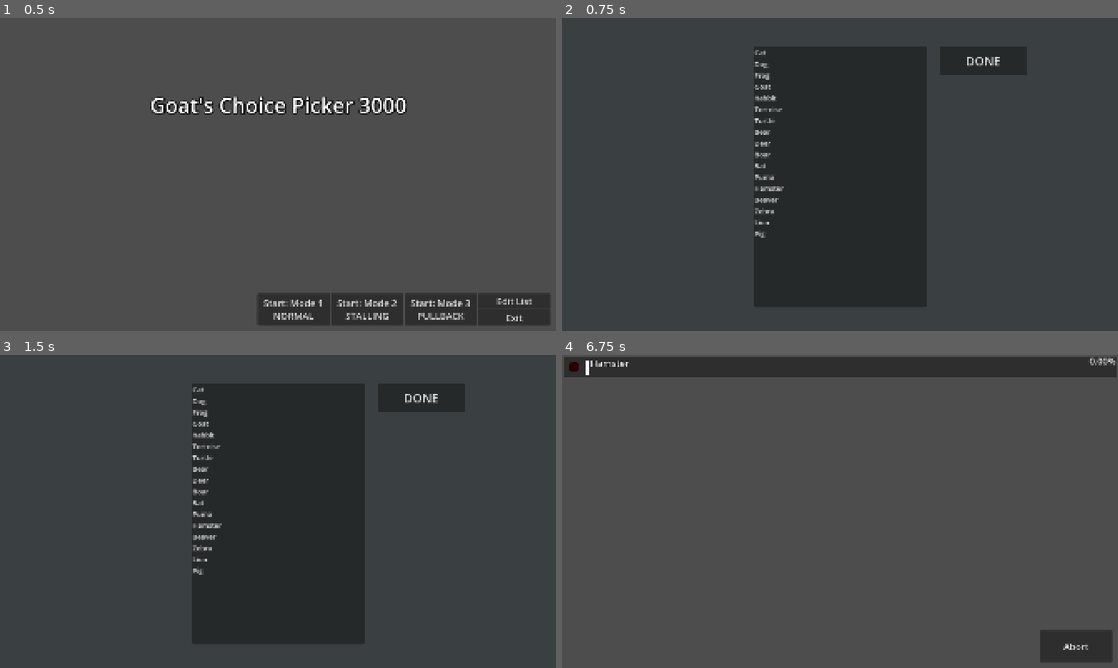
Above: before the commit, frames 1-4 (two rows, left to right).
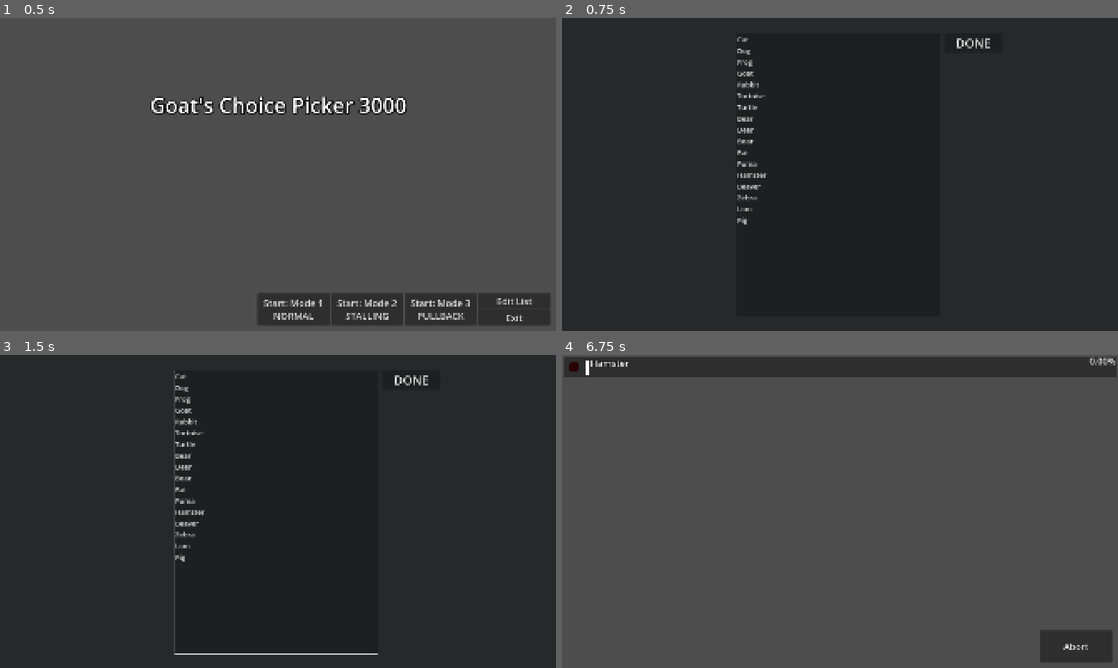
Above: after the commit, the same moments.

Repository: TheGoldenWombat/GoatPicker
Game: Godot game, scene res://main.tscn
The game is run twice, just before and just after one commit, with the same random seed, the same clock (stepped at 60 frames per second) and the same inputs. Sound files missing from this copy of the repository are replaced by a short silence.
Inputs:
- Up to frame 1 (0.5 s): no input
- Up to frame 2 (0.75 s): click "Edit List" at 0.5 s
- Up to frame 3 (1.5 s): click "Start: Mode 1 NORMAL" at 1.25 s
- Up to frame 4 (6.75 s): click "Start: Mode 1 NORMAL" at 2 s; click "Start: Mode 2 STALLING" at 2.75 s; click "Start: Mode 2 STALLING" at 3.5 s; click "DONE" at 4.25 s; click "Edit List" at 5 s; click "DONE" at 5.75 s; click "Start: Mode 1 NORMAL" at 6.5 s

Frame 1 is identical in both runs. In frame 2, 8.4% of the frame differs, in the area x 31-80%, y 4-96%; in frame 3, 8.4%; in frame 4, nothing differs.

Commit message:
Implemented main menu and list editor in hud rebuild

Diff:
--- a/hud.tscn
+++ b/hud.tscn
@@ -1,7 +1,7 @@
 [gd_scene load_steps=9 format=3 uid="uid://8w0h0i3plbqg"]
 
 [ext_resource type="Script" uid="uid://bo1skgqcpu3od" path="res://hud.gd" id="1_37p78"]
-[ext_resource type="PackedScene" uid="uid://bldbn2ol801w6" path="res://list_editor.tscn" id="2_64ctp"]
+[ext_resource type="PackedScene" uid="uid://bldbn2ol801w6" path="res://hud/list_editor.tscn" id="2_64ctp"]
 
 [sub_resource type="InputEventAction" id="InputEventAction_64ctp"]
 action = &"start_mode_1"
--- a/hud/credits_menu.gd
+++ b/hud/credits_menu.gd
@@ -8,5 +8,5 @@
 
 
 # Called every frame. 'delta' is the elapsed time since the previous frame.
-func _process(delta: float) -> void:
+func _process(_delta: float) -> void:
 	pass
--- a/list_editor.gd
+++ b/hud/list_editor.gd
@@ -1,5 +1,5 @@
 class_name ListEditor
-extends CanvasLayer
+extends Control
 
 ################################################################################
 # ----------------------------------- TODO ----------------------------------- #
@@ -60,7 +60,8 @@
 # ---------------------------------- SIGNALS --------------------------------- #
 ################################################################################
 
-signal close_editor
+signal close_editor # DEPRECATED
+signal done_button_pressed
 
 
 func _on_save_button_pressed() -> void:
@@ -73,5 +74,6 @@
 
 func _on_done_button_pressed() -> void:
 	save_list()
-	emit_signal("close_editor")
+	emit_signal("close_editor") # DEPRECATED
+	emit_signal("done_button_pressed")
 	hide()
--- /dev/null
+++ b/hud/list_editor.tscn
@@ -0,0 +1,93 @@
+[gd_scene load_steps=3 format=3 uid="uid://bldbn2ol801w6"]
+
+[ext_resource type="Script" uid="uid://ba51itj5c6wlj" path="res://hud/list_editor.gd" id="1_a1eph"]
+[ext_resource type="Theme" uid="uid://cbiytg3os5vd2" path="res://hud/themes/list_editor_theme.tres" id="2_3ivgn"]
+
+[node name="ListEditor" type="Control" node_paths=PackedStringArray("text_box")]
+layout_mode = 3
+anchors_preset = 0
+script = ExtResource("1_a1eph")
+text_box = NodePath("PanelContainer/MarginContainer/GridContainer/TextBox")
+
+[node name="Background" type="ColorRect" parent="."]
+layout_mode = 1
+anchors_preset = 15
+anchor_right = 1.0
+anchor_bottom = 1.0
+offset_right = 1920.0
+offset_bottom = 1080.0
+grow_horizontal = 2
+grow_vertical = 2
+color = Color(0.226286, 0.249252, 0.255725, 1)
+
+[node name="SaveButton" type="Button" parent="."]
+visible = false
+layout_mode = 1
+anchors_preset = 6
+anchor_left = 1.0
+anchor_top = 0.5
+anchor_right = 1.0
+anchor_bottom = 0.5
+offset_left = -616.0
+offset_top = -324.0
+offset_right = -316.0
+offset_bottom = -224.0
+grow_horizontal = 0
+grow_vertical = 2
+theme_override_font_sizes/font_size = 42
+text = "SAVE"
+
+[node name="LoadButton" type="Button" parent="."]
+visible = false
+layout_mode = 1
+anchors_preset = 6
+anchor_left = 1.0
+anchor_top = 0.5
+anchor_right = 1.0
+anchor_bottom = 0.5
+offset_left = -616.0
+offset_top = -204.0
+offset_right = -316.0
+offset_bottom = -104.0
+grow_horizontal = 0
+grow_vertical = 2
+theme_override_font_sizes/font_size = 42
+text = "LOAD"
+
+[node name="PanelContainer" type="PanelContainer" parent="."]
+layout_mode = 1
+anchors_preset = 8
+anchor_left = 0.5
+anchor_top = 0.5
+anchor_right = 0.5
+anchor_bottom = 0.5
+offset_right = 1920.0
+offset_bottom = 1080.0
+grow_horizontal = 2
+grow_vertical = 2
+theme = ExtResource("2_3ivgn")
+
+[node name="MarginContainer" type="MarginContainer" parent="PanelContainer"]
+layout_mode = 2
+
+[node name="GridContainer" type="GridContainer" parent="PanelContainer/MarginContainer"]
+layout_mode = 2
+columns = 2
+
+[node name="TextBox" type="TextEdit" parent="PanelContainer/MarginContainer/GridContainer"]
+layout_mode = 2
+size_flags_horizontal = 3
+size_flags_vertical = 3
+theme_override_font_sizes/font_size = 24
+wrap_mode = 1
+
+[node name="DoneButton" type="Button" parent="PanelContainer/MarginContainer/GridContainer"]
+custom_minimum_size = Vector2(200, 0)
+layout_mode = 2
+size_flags_vertical = 0
+theme_override_font_sizes/font_size = 42
+text = "DONE"
+
+[connection signal="pressed" from="SaveButton" to="." method="_on_save_button_pressed"]
+[connection signal="pressed" from="LoadButton" to="." method="_on_load_button_pressed"]
+[connection signal="pressed" from="PanelContainer/MarginContainer/GridContainer/DoneButton" to="." method="_on_done_button_pressed"]
--- a/hud/list_editor_scene.gd
+++ /dev/null
@@ -1,12 +0,0 @@
-class_name ListEditorScene
-extends Control
-
-
-# Called when the node enters the scene tree for the first time.
-func _ready() -> void:
-	pass # Replace with function body.
-
-
-# Called every frame. 'delta' is the elapsed time since the previous frame.
-func _process(delta: float) -> void:
-	pass
--- a/hud/list_editor_scene.tscn
+++ /dev/null
@@ -1,12 +0,0 @@
-[gd_scene load_steps=2 format=3 uid="uid://b3q6ra1le5vl5"]
-
-[ext_resource type="Script" uid="uid://8ir6u26n04el" path="res://hud/list_editor_scene.gd" id="1_kty5b"]
-
-[node name="ListEditorScene" type="Control"]
-layout_mode = 3
-anchors_preset = 15
-anchor_right = 1.0
-anchor_bottom = 1.0
-grow_horizontal = 2
-grow_vertical = 2
-script = ExtResource("1_kty5b")
--- a/hud/main_menu.gd
+++ b/hud/main_menu.gd
@@ -8,5 +8,35 @@
 
 
 # Called every frame. 'delta' is the elapsed time since the previous frame.
-func _process(delta: float) -> void:
+func _process(_delta: float) -> void:
 	pass
+
+
+################################################################################
+# ---------------------------------- SIGNALS --------------------------------- #
+################################################################################
+
+signal setup_race_button_pressed
+func _on_setup_race_button_pressed() -> void:
+	emit_signal("setup_race_button_pressed")
+
+
+signal edit_list_button_pressed
+func _on_edit_list_button_pressed() -> void:
+	emit_signal("edit_list_button_pressed")
+
+
+signal options_button_pressed
+func _on_options_button_pressed() -> void:
+	emit_signal("options_button_pressed")
+
+
+func _on_fullscreen_button_pressed() -> void:
+	if get_window().mode == Window.MODE_FULLSCREEN:
+		DisplayServer.window_set_mode(DisplayServer.WINDOW_MODE_WINDOWED)
+	else:
+		DisplayServer.window_set_mode(DisplayServer.WINDOW_MODE_FULLSCREEN)
+
+
+func _on_exit_button_pressed() -> void:
+	get_tree().quit()
--- a/hud/main_menu.tscn
+++ b/hud/main_menu.tscn
@@ -1,6 +1,11 @@
-[gd_scene load_steps=2 format=3 uid="uid://bwjkhynp2wy7f"]
+[gd_scene load_steps=5 format=3 uid="uid://bwjkhynp2wy7f"]
 
 [ext_resource type="Script" uid="uid://csg02mq5a1h0s" path="res://hud/main_menu.gd" id="1_lxge1"]
+[ext_resource type="Theme" uid="uid://di5jg08o28qo7" path="res://hud/themes/menu_theme.tres" id="2_m54ne"]
+[ext_resource type="Theme" uid="uid://c46ic64ovpuk8" path="res://hud/themes/title_theme.tres" id="3_tjwcq"]
+
+[sub_resource type="Theme" id="Theme_tjwcq"]
+Button/font_sizes/font_size = 28
 
 [node name="MainMenu" type="Control"]
 layout_mode = 3
@@ -10,3 +15,97 @@
 grow_horizontal = 2
 grow_vertical = 2
 script = ExtResource("1_lxge1")
+
+[node name="ColorRect" type="ColorRect" parent="."]
+layout_mode = 1
+anchors_preset = 15
+anchor_right = 1.0
+anchor_bottom = 1.0
+grow_horizontal = 2
+grow_vertical = 2
+color = Color(0.647923, 0.598181, 0.600395, 1)
+
+[node name="Title" type="Label" parent="."]
+layout_mode = 1
+anchors_preset = 8
+anchor_left = 0.5
+anchor_top = 0.5
+anchor_right = 0.5
+anchor_bottom = 0.5
+offset_left = -626.0
+offset_top = -458.0
+offset_right = 628.0
+offset_bottom = 181.0
+grow_horizontal = 2
+grow_vertical = 2
+theme = ExtResource("3_tjwcq")
+text = "Goat-o-matic
+Pickerator
+3001"
+horizontal_alignment = 1
+
+[node name="PanelContainer" type="PanelContainer" parent="."]
+layout_mode = 1
+anchors_preset = 7
+anchor_left = 0.5
+anchor_top = 1.0
+anchor_right = 0.5
+anchor_bottom = 1.0
+offset_left = -499.5
+offset_top = -321.0
+offset_right = 500.5
+offset_bottom = -121.0
+grow_horizontal = 2
+grow_vertical = 0
+theme = ExtResource("2_m54ne")
+
+[node name="MarginContainer" type="MarginContainer" parent="PanelContainer"]
+layout_mode = 2
+
+[node name="ButtonGridH" type="GridContainer" parent="PanelContainer/MarginContainer"]
+layout_mode = 2
+columns = 3
+
+[node name="SetupRaceButton" type="Button" parent="PanelContainer/MarginContainer/ButtonGridH"]
+layout_mode = 2
+size_flags_horizontal = 3
+size_flags_vertical = 3
+text = "Setup Race"
+autowrap_mode = 2
+
+[node name="ButtonGridV" type="GridContainer" parent="PanelContainer/MarginContainer/ButtonGridH"]
+layout_mode = 2
+size_flags_horizontal = 3
+size_flags_vertical = 3
+theme = SubResource("Theme_tjwcq")
+
+[node name="Options Button" type="Button" parent="PanelContainer/MarginContainer/ButtonGridH/ButtonGridV"]
+layout_mode = 2
+size_flags_horizontal = 3
+size_flags_vertical = 3
+text = "Options"
+
+[node name="FullscreenButton" type="Button" parent="PanelContainer/MarginContainer/ButtonGridH/ButtonGridV"]
+layout_mode = 2
+size_flags_horizontal = 3
+size_flags_vertical = 3
+text = "Toggle Fullscreen"
+
+[node name="ExitButton" type="Button" parent="PanelContainer/MarginContainer/ButtonGridH/ButtonGridV"]
+layout_mode = 2
+size_flags_horizontal = 3
+size_flags_vertical = 3
+text = "Exit"
+
+[node name="EditListButton" type="Button" parent="PanelContainer/MarginContainer/ButtonGridH"]
+layout_mode = 2
+size_flags_horizontal = 3
+size_flags_vertical = 3
+text = "Edit List"
+autowrap_mode = 2
+
+[connection signal="pressed" from="PanelContainer/MarginContainer/ButtonGridH/SetupRaceButton" to="." method="_on_setup_race_button_pressed"]
+[connection signal="pressed" from="PanelContainer/MarginContainer/ButtonGridH/ButtonGridV/Options Button" to="." method="_on_options_button_pressed"]
+[connection signal="pressed" from="PanelContainer/MarginContainer/ButtonGridH/ButtonGridV/FullscreenButton" to="." method="_on_fullscreen_button_pressed"]
+[connection signal="pressed" from="PanelContainer/MarginContainer/ButtonGridH/ButtonGridV/ExitButton" to="." method="_on_exit_button_pressed"]
+[connection signal="pressed" from="PanelContainer/MarginContainer/ButtonGridH/EditListButton" to="." method="_on_edit_list_button_pressed"]
--- a/hud/menu_controller.gd
+++ b/hud/menu_controller.gd
@@ -1,6 +1,72 @@
 class_name MenuController
 extends Control
 
+
+################################################################################
+# ----------------------------------- TODO ----------------------------------- #
+################################################################################
+
+
+################################################################################
+# --------------------------------- VARIABLES -------------------------------- #
+################################################################################
+
+@export var main_menu: MainMenu
+@export var list_editor: ListEditor
+@export var race_setup_menu: RaceSetupMenu
+@export var race_scene: RaceScene
+@export var post_race_menu: PostRaceMenu
+@export var options_menu: OptionsMenu
+@export var credits_menu: CreditsMenu
+
+
+################################################################################
+# --------------------------------- FUNCTIONS -------------------------------- #
+################################################################################
+
+func switch_to_main_menu() -> void:
+	for x: Node in get_children():
+		if x is MainMenu: x.show()
+		else: x.hide()
+
+
+func switch_to_setup_race_menu() -> void:
+	for x: Node in get_children():
+		if x is RaceSetupMenu: x.show()
+		else: x.hide()
+
+
+func switch_to_list_editor() -> void:
+	for x: Node in get_children():
+		if x is ListEditor: x.show()
+		else: x.hide()
+
+
+func switch_to_options_menu() -> void:
+	for x: Node in get_children():
+		if x is OptionsMenu: x.show()
+		else: x.hide()
+
+
+func switch_to_credits_menu() -> void:
+	for x: Node in get_children():
+		if x is CreditsMenu: x.show()
+		else: x.hide()
+
+
+func switch_to_race_scene() -> void:
+	for x: Node in get_children():
+		if x is RaceScene: x.show()
+		else: x.hide()
+
+
+func show_post_race_menu() -> void:
+	post_race_menu.show()
+
+
+################################################################################
+# --------------------------------- PROCESSES -------------------------------- #
+################################################################################
 
 # Called when the node enters the scene tree for the first time.
 func _ready() -> void:
@@ -8,5 +74,25 @@
 
 
 # Called every frame. 'delta' is the elapsed time since the previous frame.
-func _process(delta: float) -> void:
+func _process(_delta: float) -> void:
 	pass
+
+
+################################################################################
+# ---------------------------------- SIGNALS --------------------------------- #
+################################################################################
+
+func _on_main_menu_setup_race_button_pressed() -> void:
+	switch_to_setup_race_menu()
+
+
+func _on_main_menu_edit_list_button_pressed() -> void:
+	switch_to_list_editor()
+
+
+func _on_main_menu_options_button_pressed() -> void:
+	switch_to_options_menu()
+
+
+func _on_list_editor_done_button_pressed() -> void:
+	switch_to_main_menu()
--- a/hud/menu_controller.tscn
+++ b/hud/menu_controller.tscn
@@ -2,14 +2,14 @@
 
 [ext_resource type="Script" uid="uid://pdx4jnx8pd63" path="res://hud/menu_controller.gd" id="1_qln68"]
 [ext_resource type="PackedScene" uid="uid://bwjkhynp2wy7f" path="res://hud/main_menu.tscn" id="2_remlu"]
-[ext_resource type="PackedScene" uid="uid://b3q6ra1le5vl5" path="res://hud/list_editor_scene.tscn" id="3_hi8bn"]
+[ext_resource type="PackedScene" uid="uid://bldbn2ol801w6" path="res://hud/list_editor.tscn" id="3_remlu"]
 [ext_resource type="PackedScene" uid="uid://c8m01tw56ovff" path="res://hud/race_setup_menu.tscn" id="4_0ktcg"]
 [ext_resource type="PackedScene" uid="uid://c7odapil05vte" path="res://hud/race_scene.tscn" id="5_wj0iw"]
 [ext_resource type="PackedScene" uid="uid://dwkhgddpt8idc" path="res://hud/post_race_menu.tscn" id="6_mmt8c"]
 [ext_resource type="PackedScene" uid="uid://cy2upw5jpfq6v" path="res://hud/options_menu.tscn" id="7_v04ml"]
 [ext_resource type="PackedScene" uid="uid://t1g6vmxn76at" path="res://hud/credits_menu.tscn" id="8_0pq88"]
 
-[node name="MenuController" type="Control"]
+[node name="MenuController" type="Control" node_paths=PackedStringArray("main_menu", "list_editor", "race_setup_menu", "race_scene", "post_race_menu", "options_menu", "credits_menu")]
 layout_mode = 3
 anchors_preset = 15
 anchor_right = 1.0
@@ -17,13 +17,21 @@
 grow_horizontal = 2
 grow_vertical = 2
 script = ExtResource("1_qln68")
+main_menu = NodePath("MainMenu")
+list_editor = NodePath("ListEditor")
+race_setup_menu = NodePath("RaceSetupMenu")
+race_scene = NodePath("RaceScene")
+post_race_menu = NodePath("PostRaceMenu")
+options_menu = NodePath("OptionsMenu")
+credits_menu = NodePath("CreditsMenu")
 
 [node name="MainMenu" parent="." instance=ExtResource("2_remlu")]
 layout_mode = 1
+offset_top = -2.0
+offset_bottom = -2.0
 
-[node name="ListEditorScene" parent="." instance=ExtResource("3_hi8bn")]
+[node name="ListEditor" parent="." instance=ExtResource("3_remlu")]
 visible = false
-layout_mode = 1
 
 [node name="RaceSetupMenu" parent="." instance=ExtResource("4_0ktcg")]
 visible = false
@@ -44,3 +52,8 @@
 [node name="CreditsMenu" parent="." instance=ExtResource("8_0pq88")]
 visible = false
 layout_mode = 1
+
+[connection signal="edit_list_button_pressed" from="MainMenu" to="." method="_on_main_menu_edit_list_button_pressed"]
+[connection signal="options_button_pressed" from="MainMenu" to="." method="_on_main_menu_options_button_pressed"]
+[connection signal="setup_race_button_pressed" from="MainMenu" to="." method="_on_main_menu_setup_race_button_pressed"]
+[connection signal="done_button_pressed" from="ListEditor" to="." method="_on_list_editor_done_button_pressed"]
--- a/hud/options_menu.gd
+++ b/hud/options_menu.gd
@@ -8,5 +8,5 @@
 
 
 # Called every frame. 'delta' is the elapsed time since the previous frame.
-func _process(delta: float) -> void:
+func _process(_delta: float) -> void:
 	pass
--- a/hud/post_race_menu.gd
+++ b/hud/post_race_menu.gd
@@ -8,5 +8,5 @@
 
 
 # Called every frame. 'delta' is the elapsed time since the previous frame.
-func _process(delta: float) -> void:
+func _process(_delta: float) -> void:
 	pass
--- a/hud/race_scene.gd
+++ b/hud/race_scene.gd
@@ -8,5 +8,5 @@
 
 
 # Called every frame. 'delta' is the elapsed time since the previous frame.
-func _process(delta: float) -> void:
+func _process(_delta: float) -> void:
 	pass
--- a/hud/race_setup_menu.gd
+++ b/hud/race_setup_menu.gd
@@ -8,5 +8,5 @@
 
 
 # Called every frame. 'delta' is the elapsed time since the previous frame.
-func _process(delta: float) -> void:
+func _process(_delta: float) -> void:
 	pass
--- /dev/null
+++ b/hud/themes/list_editor_theme.tres
@@ -0,0 +1,9 @@
+[gd_resource type="Theme" format=3 uid="uid://cbiytg3os5vd2"]
+
+[resource]
+GridContainer/constants/h_separation = 15
+GridContainer/constants/v_separation = 15
+MarginContainer/constants/margin_bottom = 50
+MarginContainer/constants/margin_left = 600
+MarginContainer/constants/margin_right = 400
+MarginContainer/constants/margin_top = 50
--- /dev/null
+++ b/hud/themes/menu_theme.tres
@@ -0,0 +1,14 @@
+[gd_resource type="Theme" load_steps=2 format=3 uid="uid://di5jg08o28qo7"]
+
+[sub_resource type="StyleBoxEmpty" id="StyleBoxEmpty_wikag"]
+
+[resource]
+Button/font_sizes/font_size = 48
+GridContainer/constants/h_separation = 8
+GridContainer/constants/v_separation = 8
+Label/font_sizes/font_size = 48
+MarginContainer/constants/margin_bottom = 10
+MarginContainer/constants/margin_left = 10
+MarginContainer/constants/margin_right = 10
+MarginContainer/constants/margin_top = 10
+PanelContainer/styles/panel = SubResource("StyleBoxEmpty_wikag")
--- /dev/null
+++ b/hud/themes/title_theme.tres
@@ -0,0 +1,7 @@
+[gd_resource type="Theme" format=3 uid="uid://c46ic64ovpuk8"]
+
+[resource]
+Label/colors/font_shadow_color = Color(0, 0, 0, 0.160784)
+Label/constants/line_spacing = -90
+Label/constants/outline_size = 15
+Label/font_sizes/font_size = 200
--- a/list_editor.tscn
+++ /dev/null
@@ -1,81 +0,0 @@
-[gd_scene load_steps=2 format=3 uid="uid://bldbn2ol801w6"]
-
-[ext_resource type="Script" uid="uid://ba51itj5c6wlj" path="res://list_editor.gd" id="1_a1eph"]
-
-[node name="ListEditor" type="CanvasLayer" node_paths=PackedStringArray("text_box")]
-script = ExtResource("1_a1eph")
-text_box = NodePath("TextBox")
-
-[node name="Background" type="ColorRect" parent="."]
-anchors_preset = 15
-anchor_right = 1.0
-anchor_bottom = 1.0
-grow_horizontal = 2
-grow_vertical = 2
-color = Color(0.226286, 0.249252, 0.255725, 1)
-
-[node name="TextBox" type="TextEdit" parent="."]
-anchors_preset = 8
-anchor_left = 0.5
-anchor_top = 0.5
-anchor_right = 0.5
-anchor_bottom = 0.5
-offset_left = -300.0
-offset_top = -444.0
-offset_right = 300.0
-offset_bottom = 456.0
-grow_horizontal = 2
-grow_vertical = 2
-theme_override_font_sizes/font_size = 24
-wrap_mode = 1
-
-[node name="SaveButton" type="Button" parent="."]
-visible = false
-anchors_preset = 6
-anchor_left = 1.0
-anchor_top = 0.5
-anchor_right = 1.0
-anchor_bottom = 0.5
-offset_left = -616.0
-offset_top = -324.0
-offset_right = -316.0
-offset_bottom = -224.0
-grow_horizontal = 0
-grow_vertical = 2
-theme_override_font_sizes/font_size = 42
-text = "SAVE"
-
-[node name="LoadButton" type="Button" parent="."]
-visible = false
-anchors_preset = 6
-anchor_left = 1.0
-anchor_top = 0.5
-anchor_right = 1.0
-anchor_bottom = 0.5
-offset_left = -616.0
-offset_top = -204.0
-offset_right = -316.0
-offset_bottom = -104.0
-grow_horizontal = 0
-grow_vertical = 2
-theme_override_font_sizes/font_size = 42
-text = "LOAD"
-
-[node name="DoneButton" type="Button" parent="."]
-anchors_preset = 6
-anchor_left = 1.0
-anchor_top = 0.5
-anchor_right = 1.0
-anchor_bottom = 0.5
-offset_left = -616.0
-offset_top = -444.0
-offset_right = -316.0
-offset_bottom = -344.0
-grow_horizontal = 0
-grow_vertical = 2
-theme_override_font_sizes/font_size = 42
-text = "DONE"
-
-[connection signal="pressed" from="SaveButton" to="." method="_on_save_button_pressed"]
-[connection signal="pressed" from="LoadButton" to="." method="_on_load_button_pressed"]
-[connection signal="pressed" from="DoneButton" to="." method="_on_done_button_pressed"]
--- a/project.godot
+++ b/project.godot
@@ -23,7 +23,6 @@
 
 window/size/viewport_width=1920
 window/size/viewport_height=1080
-window/size/mode=3
 window/size/sharp_corners=true
 window/stretch/mode="canvas_items"
 mouse_cursor/custom_image="uid://84dr4hlsdjue"
Renamed: list_editor.gd.uid -> hud/list_editor.gd.uid
Not shown, removed: hud/list_editor_scene.gd.uid
